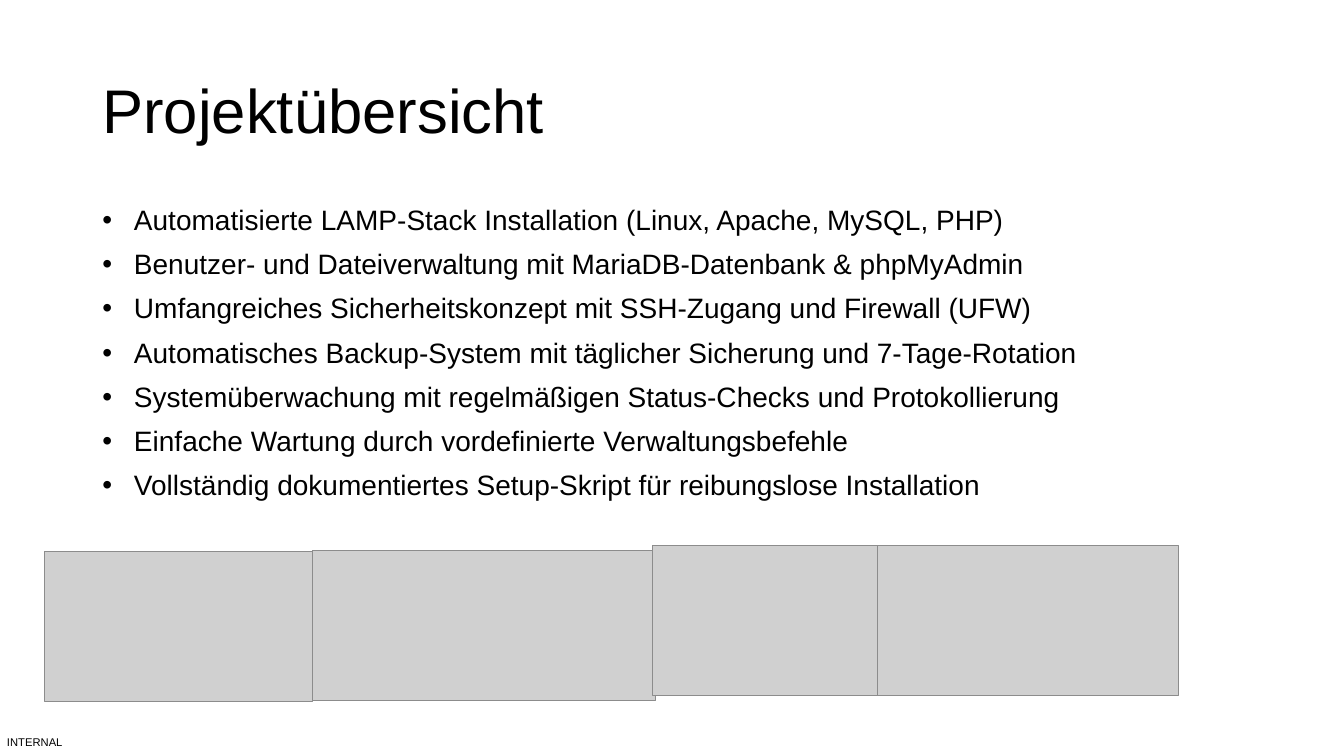
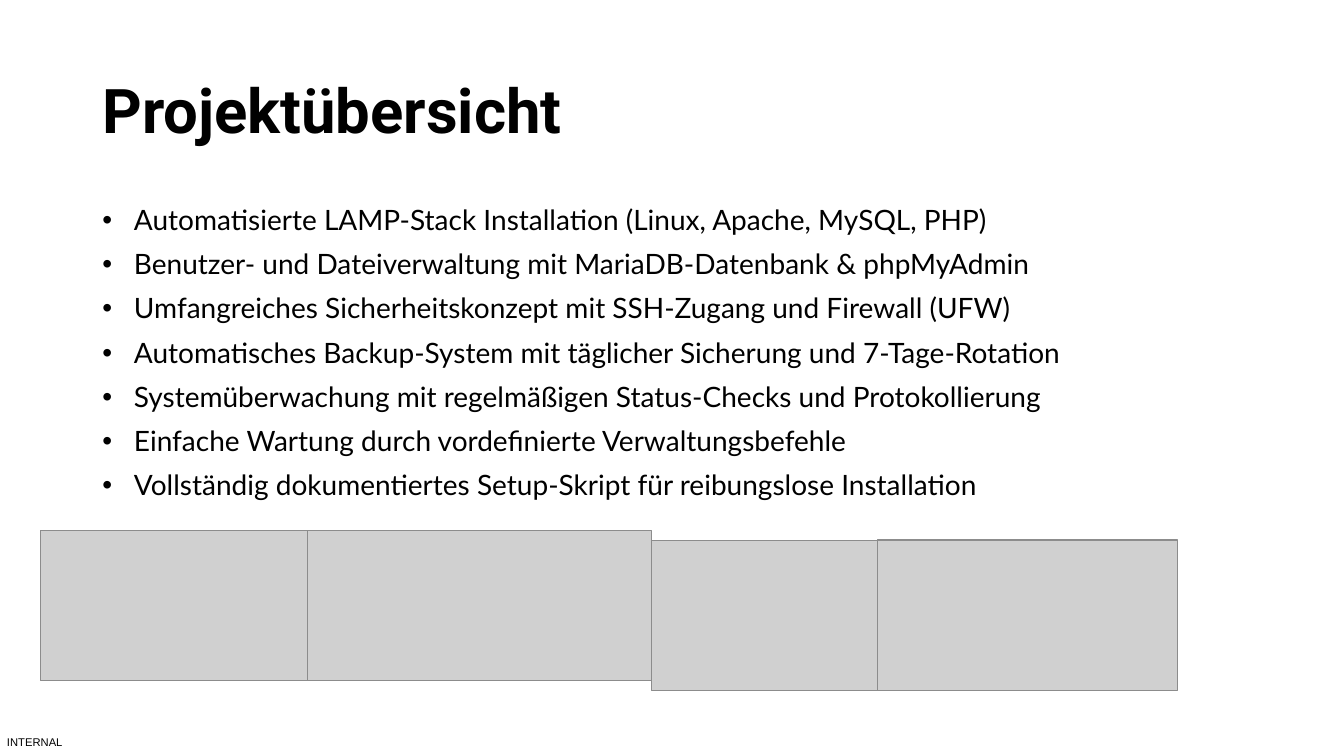
Before and after one commit to BBS2EMDBSEF/Gruppe-C, a slide deck: slide 3 of Dokumentation/Lernfeld 12 Projekt.pptx. Drawn at 1344x756 pixels with LibreOffice and Linux fonts; fonts in the diff are those of the drawing; grey boxes stand for pictures. Boxes give left, top, right and bottom in pixels: in the first picture for what was removed or moved away, otherwise in the second. Text is boxed around its words. In the diff, an @@ line names an element or a change of style, - is before the commit and + after.

Commit message:
Font

```diff
--- a/Dokumentation/Lernfeld 12 Projekt.pptx
+++ b/Dokumentation/Lernfeld 12 Projekt.pptx
@@ title "Projektübersicht" at bbox=[102, 86, 561, 146]: font Arial to Roboto, bold on @@
@@ text "Automatisierte LAMP-Stack Installation (Linux, Apache, ..." at bbox=[134, 208, 1060, 500]: font Arial to Lato @@
@@ picture: place and size @@
-picture at bbox=[44, 552, 313, 702]
+picture at bbox=[40, 530, 309, 681]
@@ picture: place and size @@
-picture at bbox=[313, 551, 656, 701]
+picture at bbox=[308, 530, 651, 681]
@@ picture: place and size @@
-picture at bbox=[652, 545, 878, 696]
+picture at bbox=[651, 540, 877, 691]
@@ picture: place and size @@
-picture at bbox=[878, 545, 1179, 696]
+picture at bbox=[877, 540, 1178, 691]
```
Also in this commit, not shown: 13 other slides changed.
